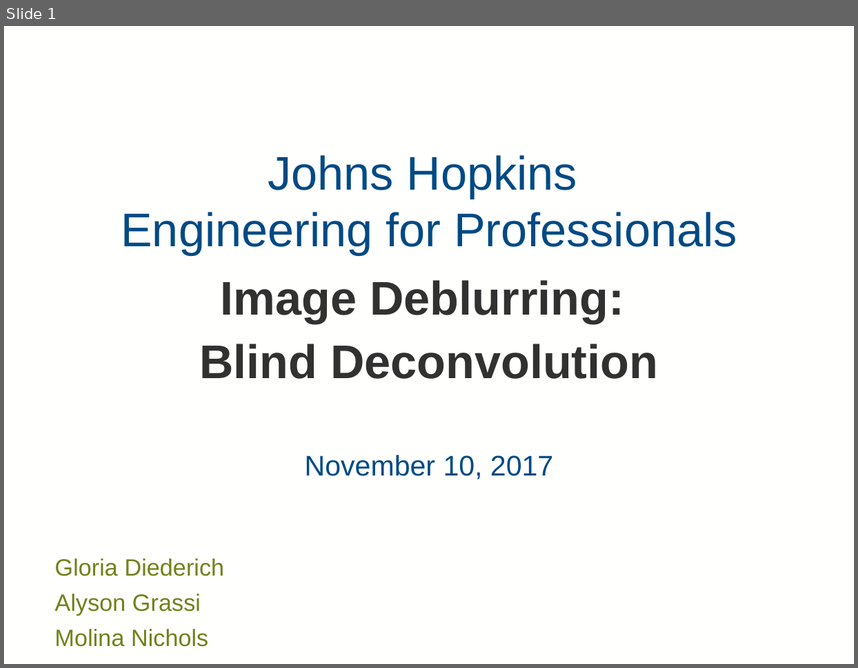
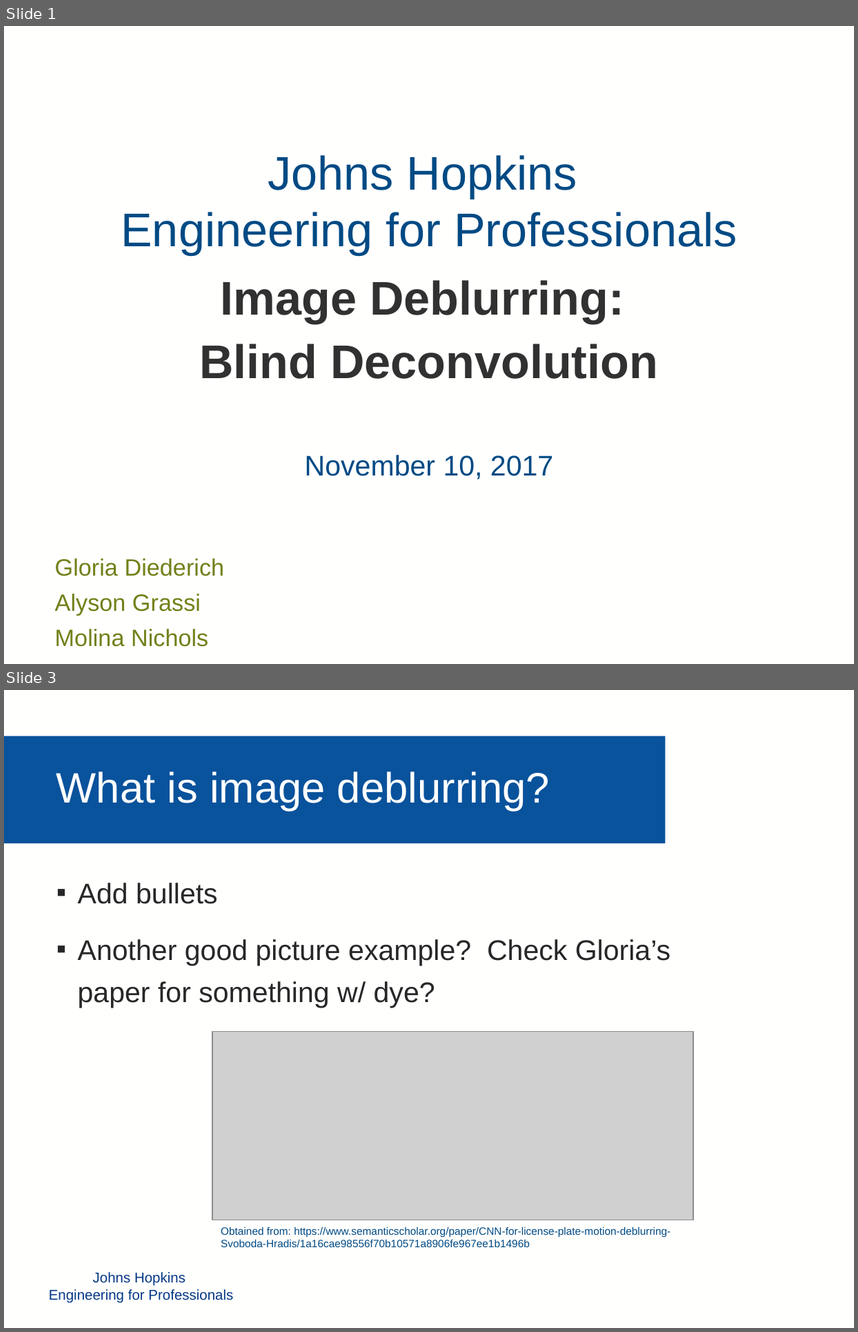
Before and after one commit to mollyn/matrixTheoryProject, a slide deck: Presentation/Diederich_Grassi_Nichols_PPT.pptx. Shown one above the other, each under a label of ours: slide 1 before the commit, slides 1 and 3 after it; the slides between them are not shown. The pictures are 858x668 and 858x1332 pixels, drawn with LibreOffice and Linux fonts; fonts in the diff are those of the drawing; grey boxes stand for pictures; background and template pictures are left out. Boxes give left, top, right and bottom in pixels: in the first picture for what was removed or moved away, otherwise in the second. Text is boxed around its words. In the diff, an @@ line names an element or a change of style, - is before the commit and + after.

```diff
--- a/Presentation/Diederich_Grassi_Nichols_PPT.pptx
+++ b/Presentation/Diederich_Grassi_Nichols_PPT.pptx
@@ slide 3 added at bbox=[4, 690, 854, 1328], background #FFFFFE @@
@@ rectangle added at bbox=[4, 736, 665, 843], fill #09529C @@
@@ text added at bbox=[56, 771, 550, 811], 36 pt, text #FFFFFE @@
+What is image deblurring?
@@ text added at bbox=[78, 883, 671, 1008], 24 pt, text #272727 @@
+▪ Add bullets
+▪ Another good picture example? Check Gloria’s paper for something w/ dye?
@@ picture added at bbox=[212, 1032, 693, 1221] @@
@@ text added at bbox=[221, 1226, 671, 1247], 9 pt, text #004A84 @@
+Obtained from: https://www.semanticscholar.org/paper/CNN-for-license-plate-motion-deblurring-Svoboda-Hradis/1a16cae98556f70b10571a8906fe967ee1b1496b
@@ text added at bbox=[49, 1272, 233, 1303], 12 pt, text #053886 @@
+Johns Hopkins
+Engineering for Professionals
```
Also in this commit, not shown: 1 slide changed, 2 other slides added, 1 other file.
